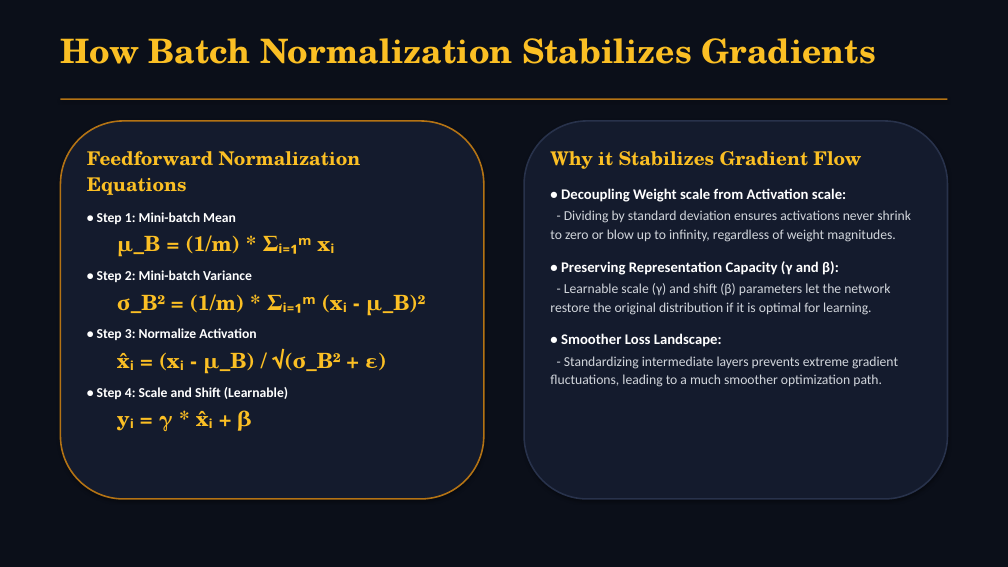
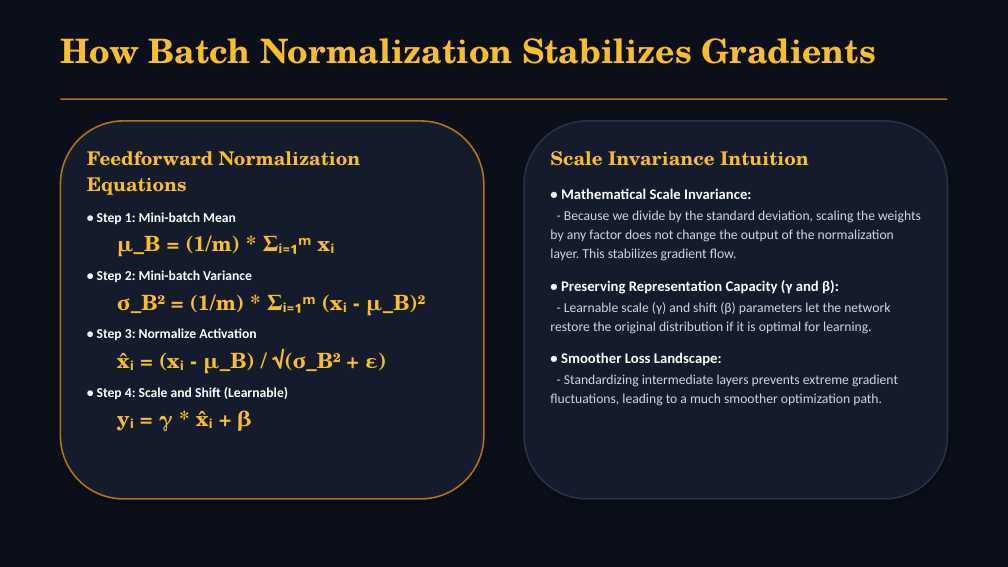
Before and after one commit to WhySeriousKaif/CNN-Group-3-Project, a slide deck: slide 12 of presentation.pptx. Drawn at 1008x567 pixels with LibreOffice and Linux fonts; fonts in the diff are those of the drawing. Boxes give left, top, right and bottom in pixels: in the first picture for what was removed or moved away, otherwise in the second. Text is boxed around its words. In the diff, an @@ line names an element or a change of style, - is before the commit and + after.

```diff
--- a/presentation.pptx
+++ b/presentation.pptx
@@ text at [550,151,921,261]: text changed @@
-Why it Stabilizes Gradient Flow
-• Decoupling Weight scale from Activation scale:
-- Dividing by standard deviation ensures activations never shrink to zero or blow up to infinity, regardless of weight magnitudes.
+Scale Invariance Intuition
+• Mathematical Scale Invariance:
+- Because we divide by the standard deviation, scaling the weights by any factor does not change the output of the normalization layer. This stabilizes gradient flow.
```
Also in this commit, not shown: 13 other slides changed, 1 slide added, 1 slide removed, 1 other file.
